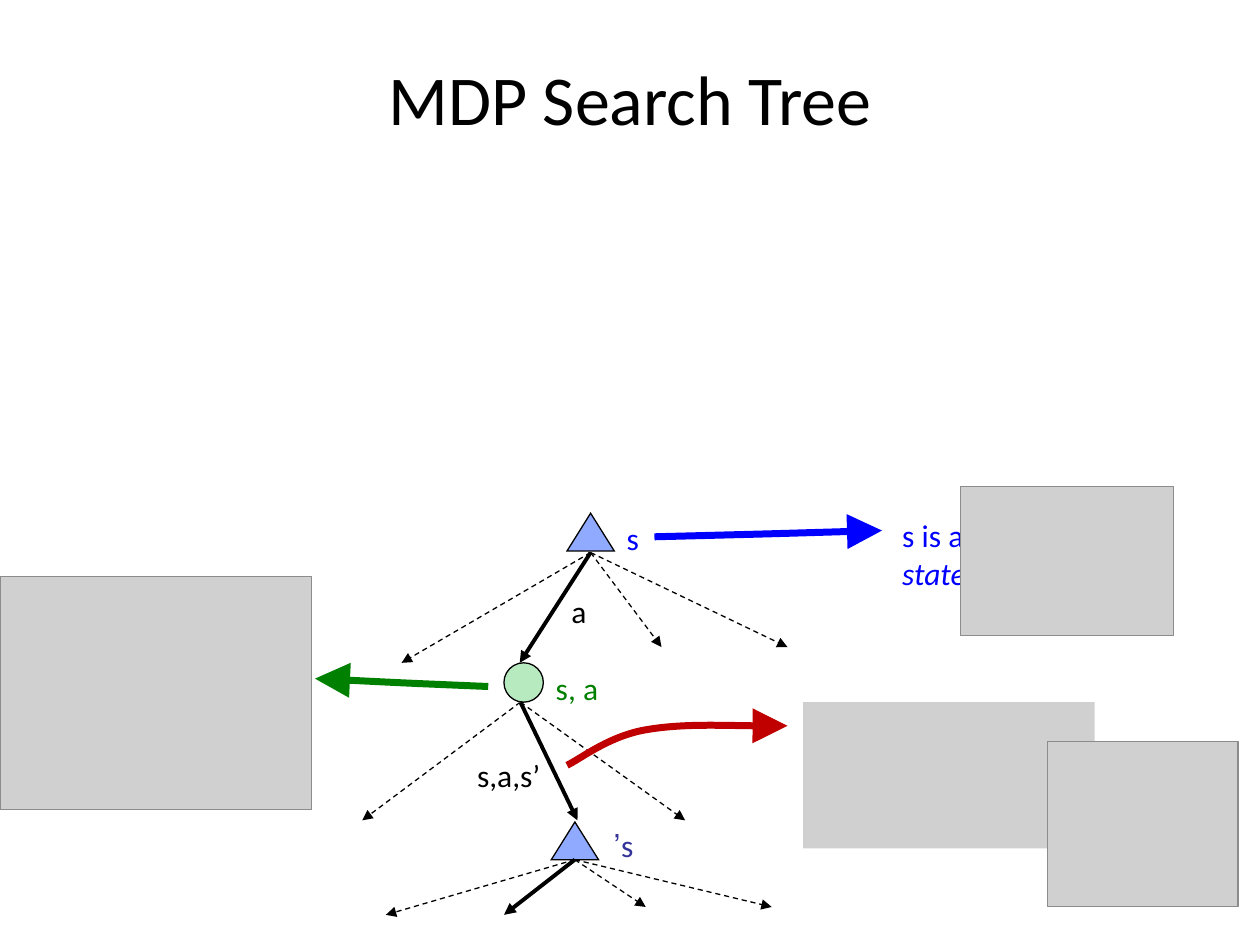
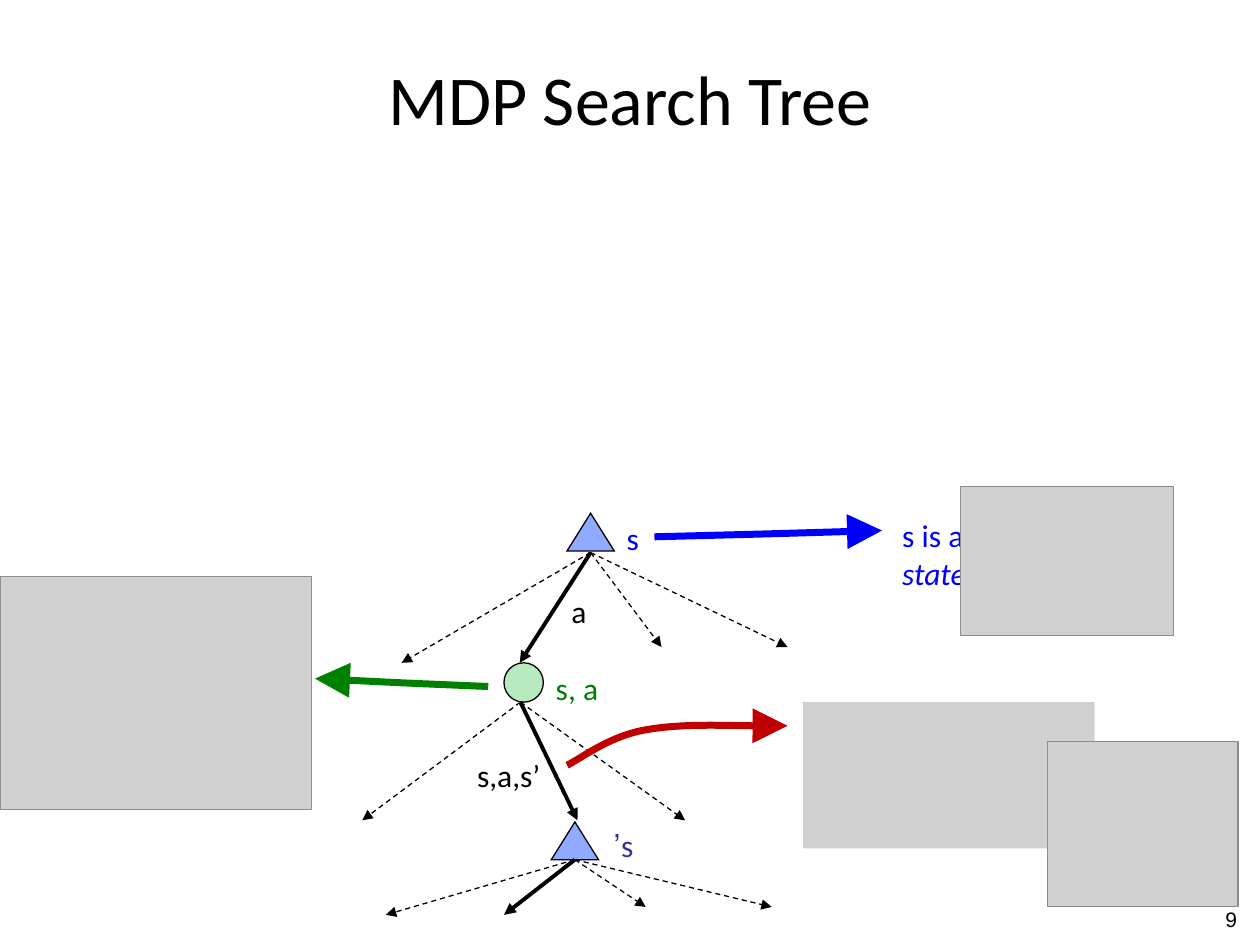
Before and after one commit to guzonghua/saav, a slide deck: slide 9 of PPTs/L7.1 Markov Decision Process.pptx. Drawn at 1260x945 pixels with LibreOffice and Linux fonts; fonts in the diff are those of the drawing; grey boxes stand for pictures. Boxes give left, top, right and bottom in pixels: in the first picture for what was removed or moved away, otherwise in the second. Text is boxed around its words. In the diff, an @@ line names an element or a change of style, - is before the commit and + after.

```diff
--- a/PPTs/L7.1 Markov Decision Process.pptx
+++ b/PPTs/L7.1 Markov Decision Process.pptx
@@ page number added at <box>1225,912,1237,928</box>, 12 pt, text #000000 @@
+9
```
Also in this commit, not shown: 1 other slide changed, 2 other files.
